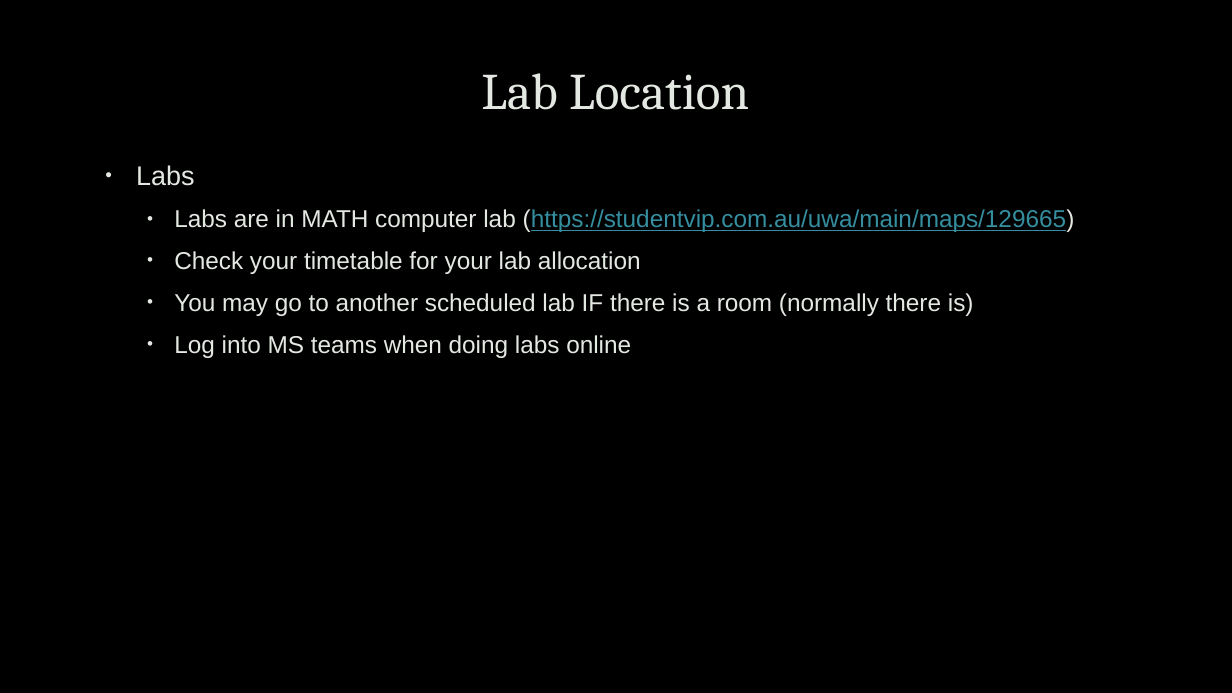
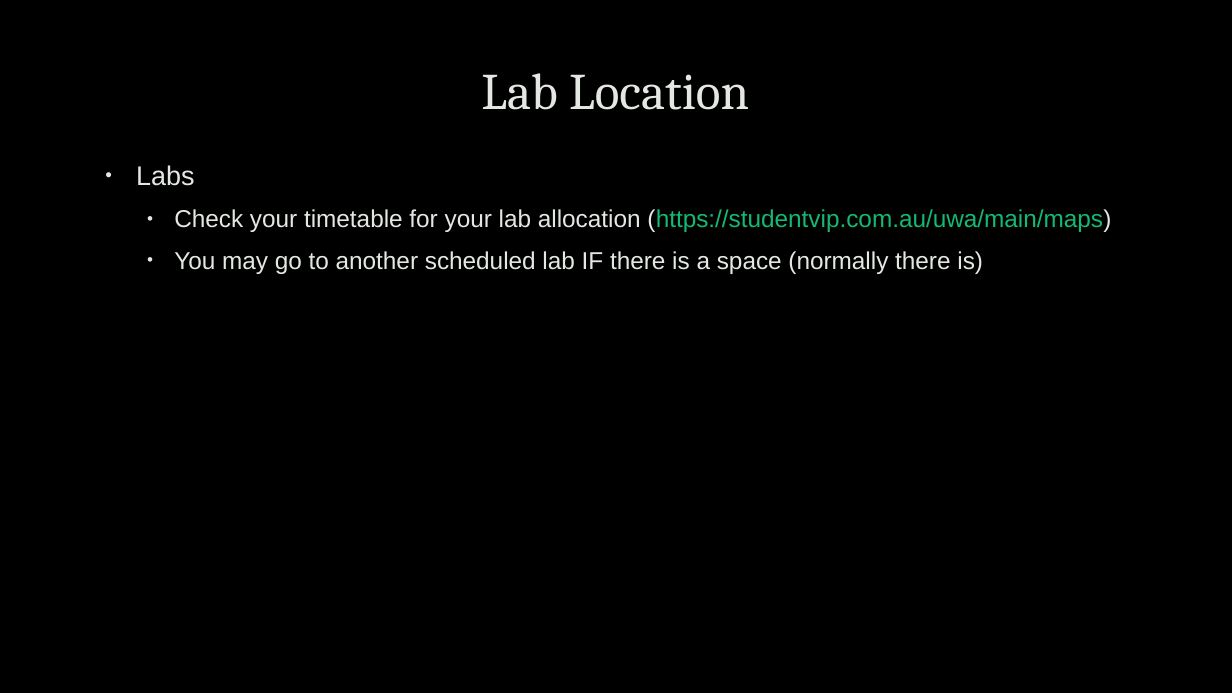
Before and after one commit to uwacyber/cits1003, a slide deck: slide 16 of cits1003-lecture_slides/CITS1003-0 Overview.pptx (slide 15 before the commit). Drawn at 1232x693 pixels with LibreOffice and Linux fonts; fonts in the diff are those of the drawing; background and template pictures are left out. Boxes give left, top, right and bottom in pixels: in the first picture for what was removed or moved away, otherwise in the second. Text is boxed around its words. In the diff, an @@ line names an element or a change of style, - is before the commit and + after.

```diff
--- a/cits1003-lecture_slides/CITS1003-0 Overview.pptx
+++ b/cits1003-lecture_slides/CITS1003-0 Overview.pptx
@@ text at (x1=174, y1=209, x2=1111, y2=274): text changed @@
-  • Labs are in MATH computer lab (https://studentvip.com.au/uwa/main/maps/129665)
-  • Check your timetable for your lab allocation
-  • You may go to another scheduled lab IF there is a room (normally there is)
-  • Log into MS teams when doing labs online
+  • Check your timetable for your lab allocation (https://studentvip.com.au/uwa/main/maps)
+  • You may go to another scheduled lab IF there is a space (normally there is)
```
Also in this commit, not shown: 29 other slides changed, 1 slide added, 1 slide removed.
